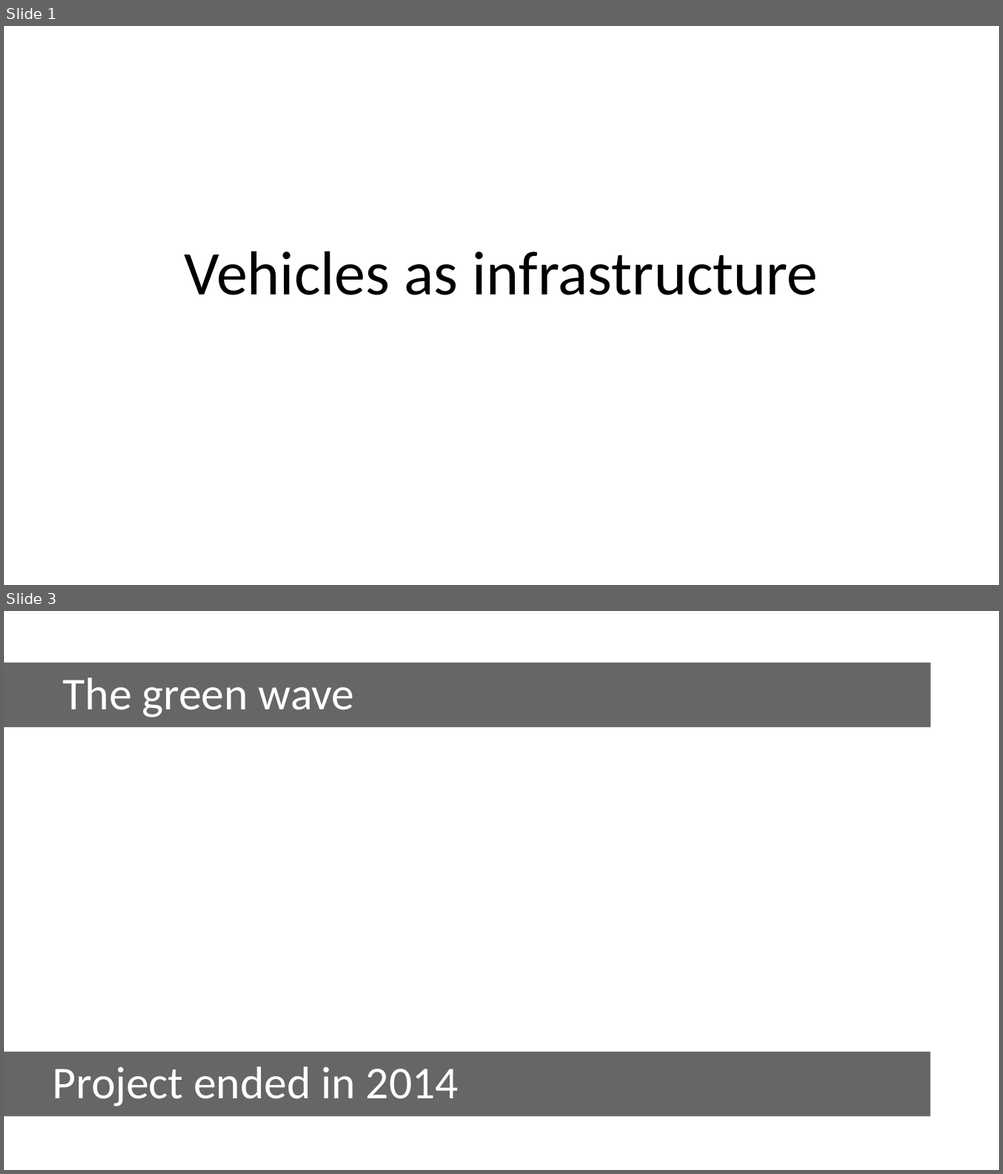
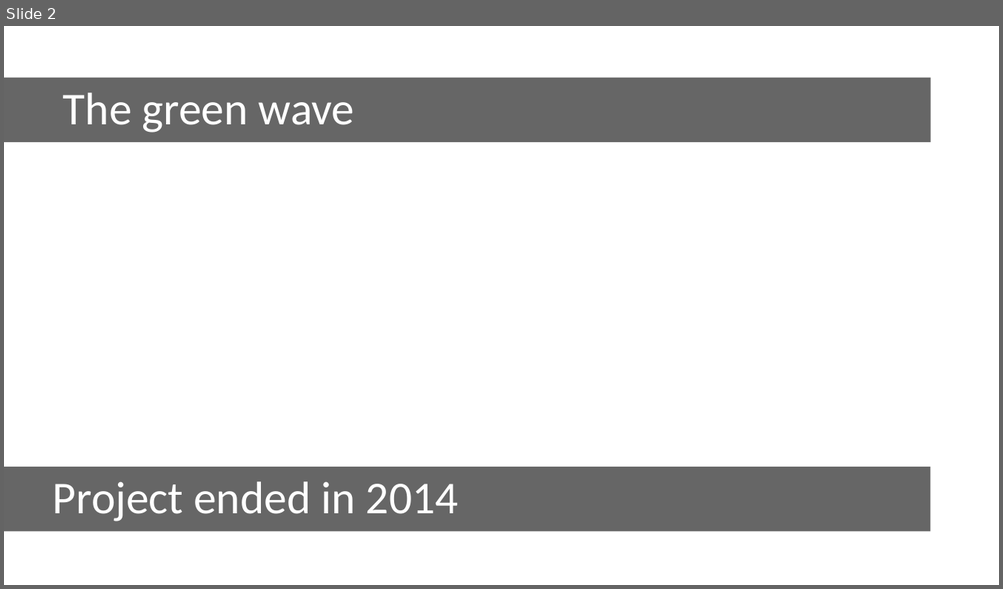
Before and after one commit to Quixotte/hacktheroad, a slide deck: pitch.pptx. Shown one above the other, each under a label of ours: slides 1 and 3 before the commit, slide 2 after it; the slides between them are not shown. The pictures are 1003x1174 and 1003x589 pixels, drawn with LibreOffice and Linux fonts; fonts in the diff are those of the drawing; background and template pictures are left out. Boxes give left, top, right and bottom in pixels: in the first picture for what was removed or moved away, otherwise in the second. Text is boxed around its words. In the diff, an @@ line names an element or a change of style, - is before the commit and + after.

```diff
--- a/pitch.pptx
+++ b/pitch.pptx
@@ slide 1 removed at [4, 26, 999, 585], background #FFFFFF @@
@@ title removed at [185, 251, 817, 295] @@
-Vehicles as infrastructure
@@ what was slide 3 is now slide 2 @@
```
Also in this commit, not shown: 1 slide changed, 1 slide added, 3 other slides removed, 1 other file.
